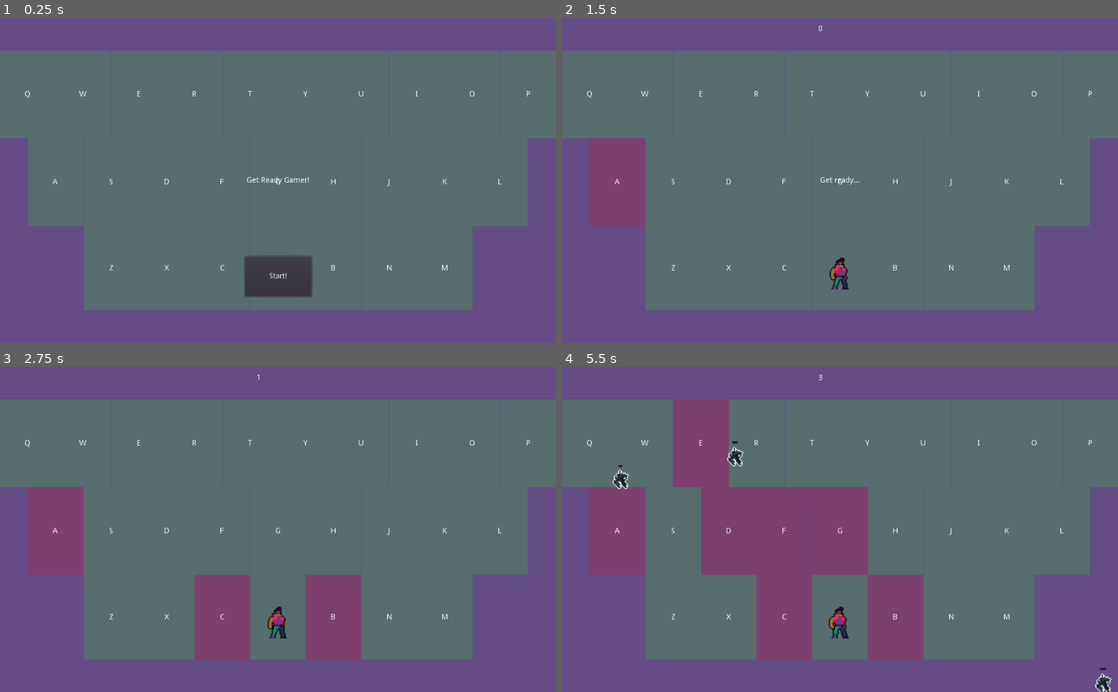
Above: before the commit, frames 1-4 (two rows, left to right).
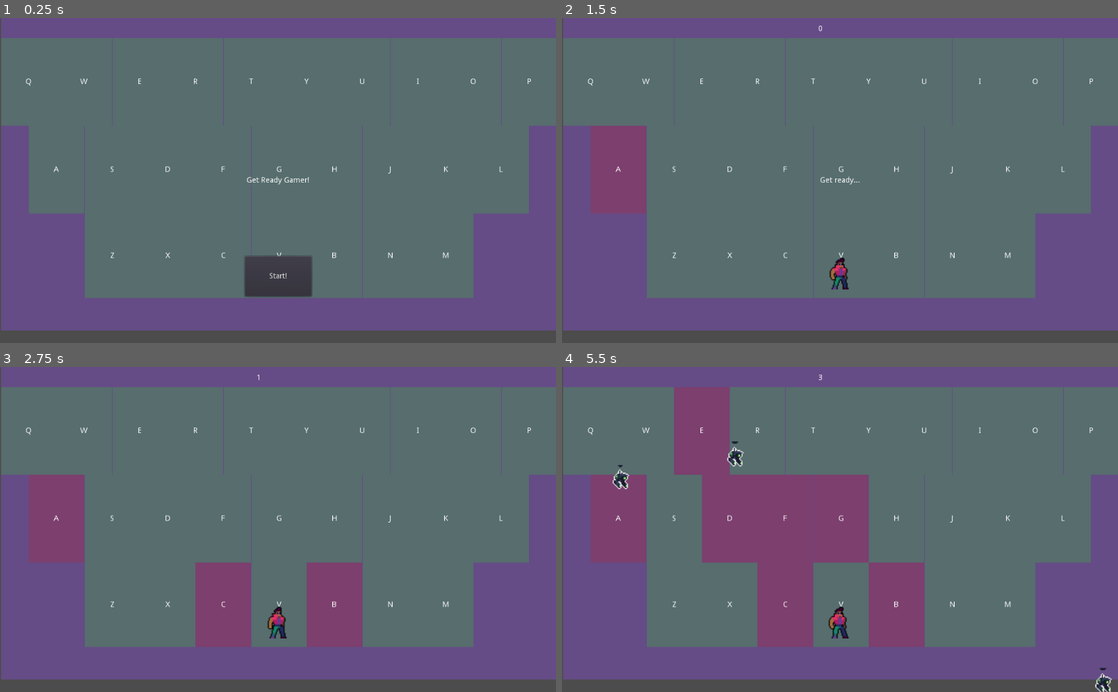
Above: after the commit, the same moments.

Repository: nicholso24/Keyboard-Warrior
Game: Godot game, scene res://Main.tscn
Two runs of this game, one before a commit and one after it. Both use one fixed random seed, a clock stepped at 60 frames per second and the inputs below.
Inputs (mouse positions are in pixels of both pictures, inside the frame that each line leads up to):
- Up to frame 1 (0.25 s): no input
- Up to frame 2 (1.5 s): click "Start!" at 0.5 s; move the mouse to (962, 164) at 1.27 s; hold Right (ui_right) from 1.28 s (still down); tap A (a_key) at 1.35 s
- Up to frame 3 (2.75 s): tap B (b_key) at 1.55, 2.1 s; tap Enter at 2 s; move the mouse to (166, 545) at 2.02 s; release Right (ui_right) at 2.03 s; hold Down (ui_down) from 2.03 s (still down); tap C (c_key) at 2.3 s
- Up to frame 4 (5.5 s): move the mouse to (895, 458) at 2.77 s; release Down (ui_down) at 2.78 s; hold Right (ui_right) 2.78-3.53 s; tap C (c_key) at 2.85 s; tap D (d_key) at 3.05, 3.6 s; move the mouse to (812, 594) at 3.52 s; hold Up (ui_up) 3.53-4.28 s; tap E (e_key) at 3.8, 4.35 s; move the mouse to (1006, 578) at 4.27 s; hold Left (ui_left) from 4.28 s (still down); tap F (f_key) at 4.55, 5.1 s; move the mouse to (673, 480) at 5.02 s; tap G (g_key) at 5.3 s

The runs differ from the first frame. In frame 1, 12% of the frame differs, in the area x 0-100%, y 0-100%; in frame 2, 12%; in frame 3, 13%; in frame 4, 14%.
Error after the commit: Invalid get index 'x' (on base: 'null instance'). (res://Robot.gd:27)

Commit message:
working on drone

Diff:
--- a/Keyboard Warrior/Main.tscn
+++ b/Keyboard Warrior/Main.tscn
@@ -46,6 +46,10 @@
 [node name="ColorRect" type="ColorRect" parent="."]
 anchor_right = 1.0
 anchor_bottom = 1.0
+margin_left = 2.0
+margin_top = -23.0
+margin_right = 2.0
+margin_bottom = -23.0
 color = Color( 0.4, 0.301961, 0.529412, 1 )
 script = ExtResource( 2 )
 
--- a/Keyboard Warrior/Robot.gd
+++ b/Keyboard Warrior/Robot.gd
@@ -4,7 +4,9 @@
 # var a = 2
 # var b = "text"
 onready var player = get_node("/root/Main/Player")
-var velocity
+var speed = 100
+var dead = false
+var velocity = Vector2()
 
 # Called when the node enters the scene tree for the first time.
 func _ready():
@@ -14,12 +16,18 @@
 func _physics_process(delta):
 	if player:
 		yield(get_tree().create_timer(0.25), "timeout")
-		$AnimatedSprite_Drone.animation = "run"
-		var velocity = position.direction_to(player.position) * 100
+		velocity = Vector2.ZERO
+		velocity = position.direction_to(player.position) * speed
 		velocity = move_and_collide(velocity * delta)
-	else:
-			$AnimatedSprite_Drone.animation = "idle"
+		if dead:
+			$AnimatedSprite_Drone.animation = "death"
+			speed = 0
+		else:
+			$AnimatedSprite_Drone.animation = "run"
+			$AnimatedSprite_Drone.flip_h = velocity.x < 0
 
 func kill():
-	$AnimatedSprite_Drone.animation = "death"
-	queue_free()
+	dead = true
+	$CollisionShape2D.set_deferred("disabled", true)
+	yield($AnimatedSprite_Drone, "animation_finished")
+	hide()
